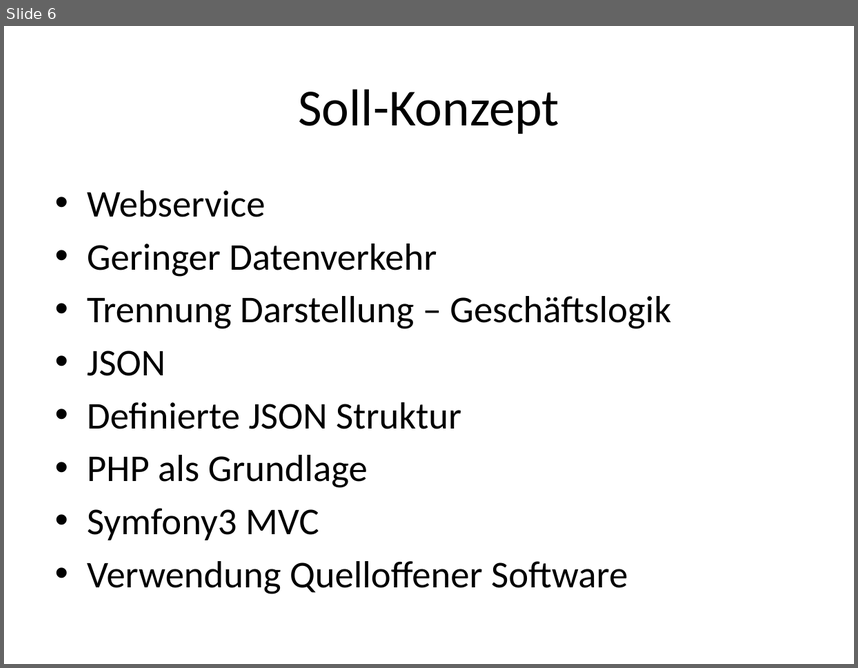
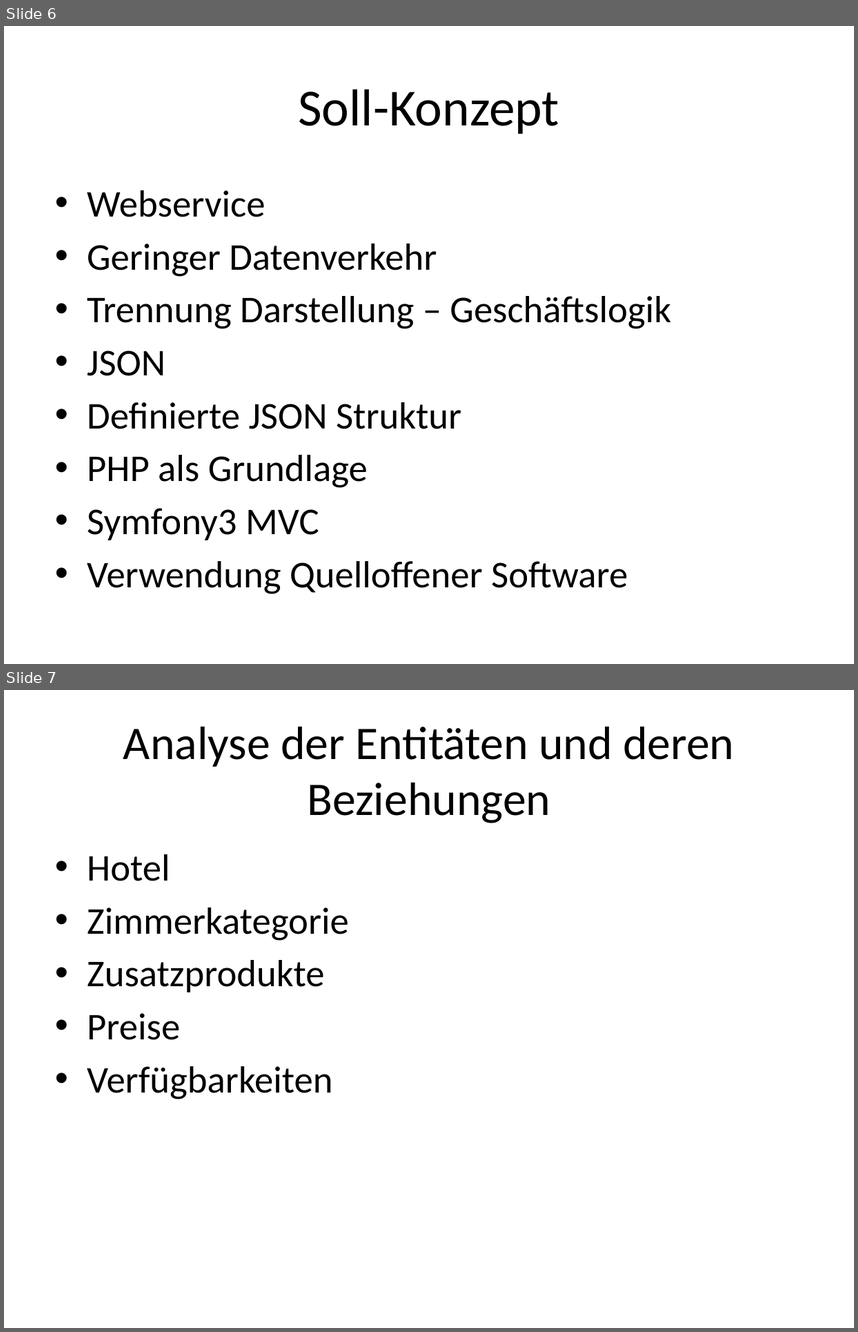
Before and after one commit to janhelmle/weiterbildung_fachinformatiker_ihk_projektantrag, a slide deck: praesentation/Projektpräsentation.pptx. Shown one above the other, each under a label of ours: slide 6 before the commit, slides 6 and 7 after it. The pictures are 858x668 and 858x1332 pixels, drawn with LibreOffice and Linux fonts; fonts in the diff are those of the drawing. Boxes give left, top, right and bottom in pixels: in the first picture for what was removed or moved away, otherwise in the second. Text is boxed around its words. In the diff, an @@ line names an element or a change of style, - is before the commit and + after.

```diff
--- a/praesentation/Projektpräsentation.pptx
+++ b/praesentation/Projektpräsentation.pptx
@@ slide 7 added at [4, 690, 854, 1328], background #FFFFFF @@
@@ title added at [123, 727, 734, 823], 39.6 pt, text #000000 @@
+Analyse der Entitäten und deren Beziehungen
@@ text added at [87, 854, 349, 1099], 32 pt, text #000000 @@
+• Hotel
+• Zimmerkategorie
+• Zusatzprodukte
+• Preise
+• Verfügbarkeiten
```
Also in this commit, not shown: 9 other slides added, 1 other file.
